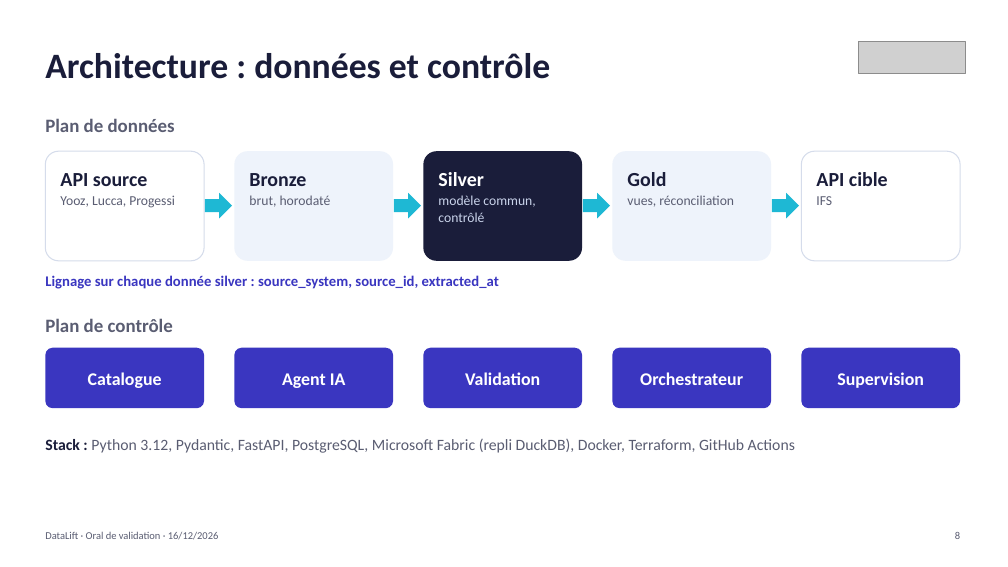
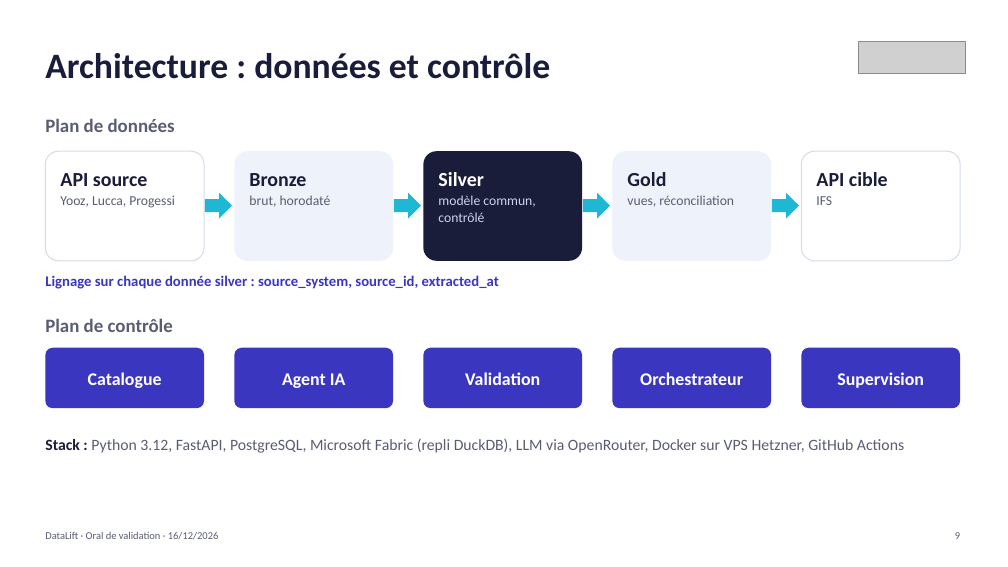
Before and after one commit to youcefaddou/datalift-modules, a slide deck: slide 9 of docs/oral/DataLift_oral_validation_16-12-2026.pptx. Drawn at 1008x567 pixels with LibreOffice and Linux fonts; fonts in the diff are those of the drawing; grey boxes stand for pictures. Boxes give left, top, right and bottom in pixels: in the first picture for what was removed or moved away, otherwise in the second. Text is boxed around its words. In the diff, an @@ line names an element or a change of style, - is before the commit and + after.

```diff
--- a/docs/oral/DataLift_oral_validation_16-12-2026.pptx
+++ b/docs/oral/DataLift_oral_validation_16-12-2026.pptx
@@ text at [45,439,904,453]: text changed @@
-Stack : Python 3.12, Pydantic, FastAPI, PostgreSQL, Microsoft Fabric (repli DuckDB), Docker, Terraform, GitHub Actions
+Stack : Python 3.12, FastAPI, PostgreSQL, Microsoft Fabric (repli DuckDB), LLM via OpenRouter, Docker sur VPS Hetzner, GitHub Actions
```
Also in this commit, not shown: 10 other slides changed, 2 slides added, 1 slide removed, 1 other file.
